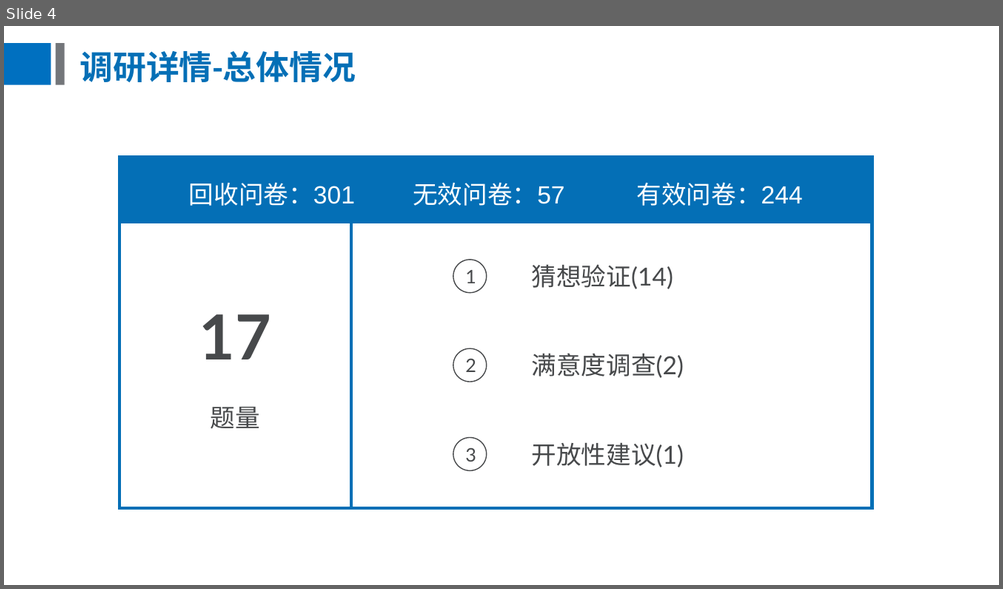
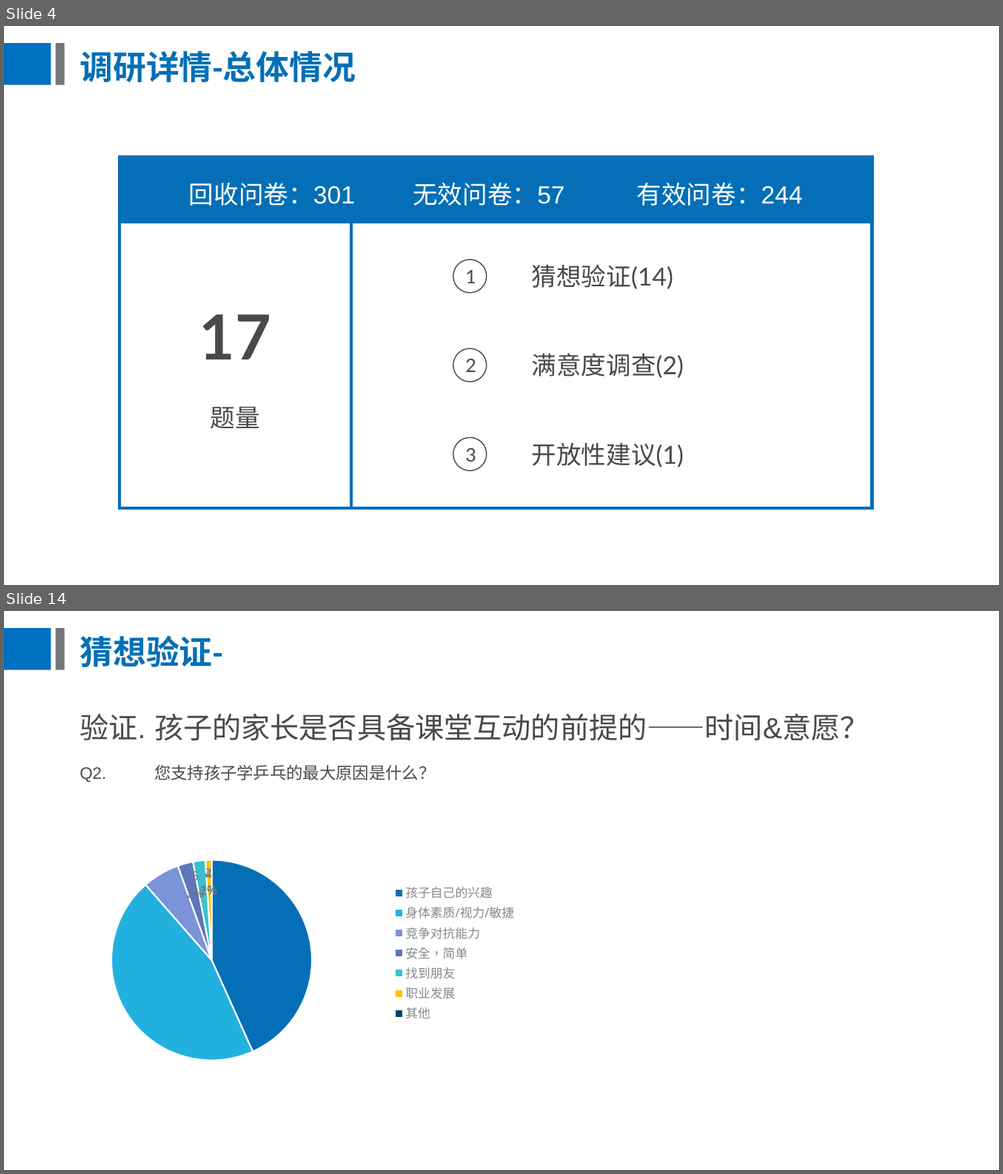
Before and after one commit to BursonHandsom/trainBusiness-ydl, a slide deck: 校园课问卷调研.pptx. Shown one above the other, each under a label of ours: slide 4 before the commit, slides 4 and 14 after it; the slides between them are not shown. The pictures are 1003x589 and 1003x1174 pixels, drawn with LibreOffice and Linux fonts; fonts in the diff are those of the drawing. Boxes give left, top, right and bottom in pixels: in the first picture for what was removed or moved away, otherwise in the second. Text is boxed around its words. In the diff, an @@ line names an element or a change of style, - is before the commit and + after.

```diff
--- a/校园课问卷调研.pptx
+++ b/校园课问卷调研.pptx
@@ slide 14 added at bbox=[4, 611, 999, 1170], background #FFFFFF; not listed: 2 template elements that a slide beside it also shows @@
@@ title added at bbox=[79, 635, 222, 667], 32 pt, text #046FB6, bold @@
+猜想验证-
@@ text added at bbox=[79, 714, 869, 741], 28 pt, text #47494B @@
+验证. 孩子的家长是否具备课堂互动的前提的——时间&意愿？
@@ text added at bbox=[79, 765, 435, 782], 16 pt, text #47494B @@
+Q2. 您支持孩子学乒乓的最大原因是什么？
@@ pie chart added at bbox=[73, 836, 525, 1071] @@
+categories: 孩子自己的兴趣, 身体素质/视力/敏捷, 竞争对抗能力, 安全，简单, 找到朋友, 职业发展, 其他
+Series 1: 87, 91, 12, 5, 4, 2, 0
```
Also in this commit, not shown: 1 slide changed, 23 other slides added, 14 slides removed, 1 other file.
